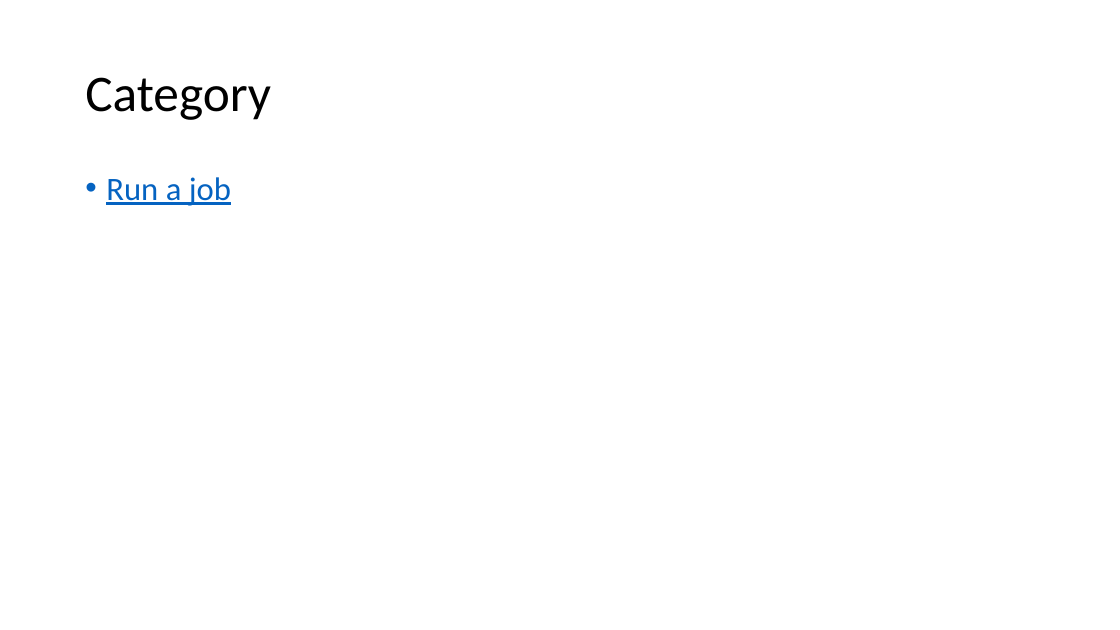
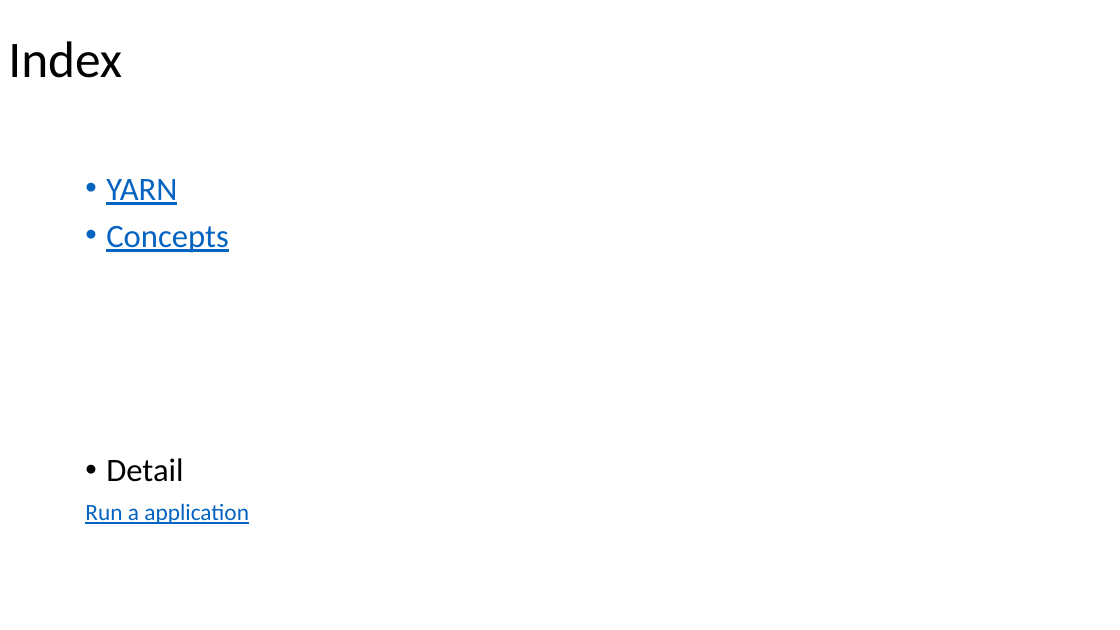
Before and after one commit to Swrrt/Samza-Documents, a slide deck: slide 3 of Documentation/SamzaStructure.pptx. Drawn at 1120x630 pixels with LibreOffice and Linux fonts; fonts in the diff are those of the drawing. Boxes give left, top, right and bottom in pixels: in the first picture for what was removed or moved away, otherwise in the second. Text is boxed around its words. In the diff, an @@ line names an element or a change of style, - is before the commit and + after.

Commit message:
Re-organizing; YARN's introduction completed

```diff
--- a/Documentation/SamzaStructure.pptx
+++ b/Documentation/SamzaStructure.pptx
@@ title at box(8, 41, 122, 78): text changed @@
-Category
+Index
@@ text at box(85, 179, 249, 524): text changed @@
-• Run a job
+• YARN
+• Concepts
+• Detail
+Run a application
```
Also in this commit, not shown: 8 other slides changed, 6 slides added.
